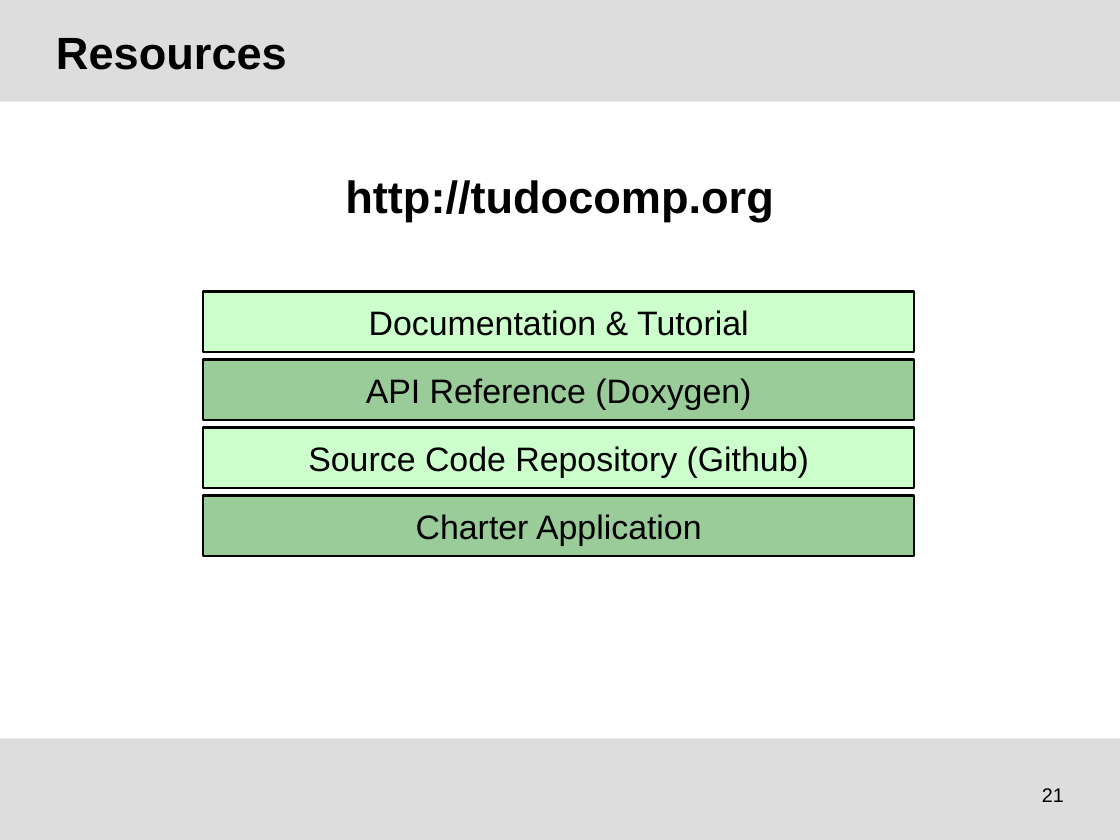
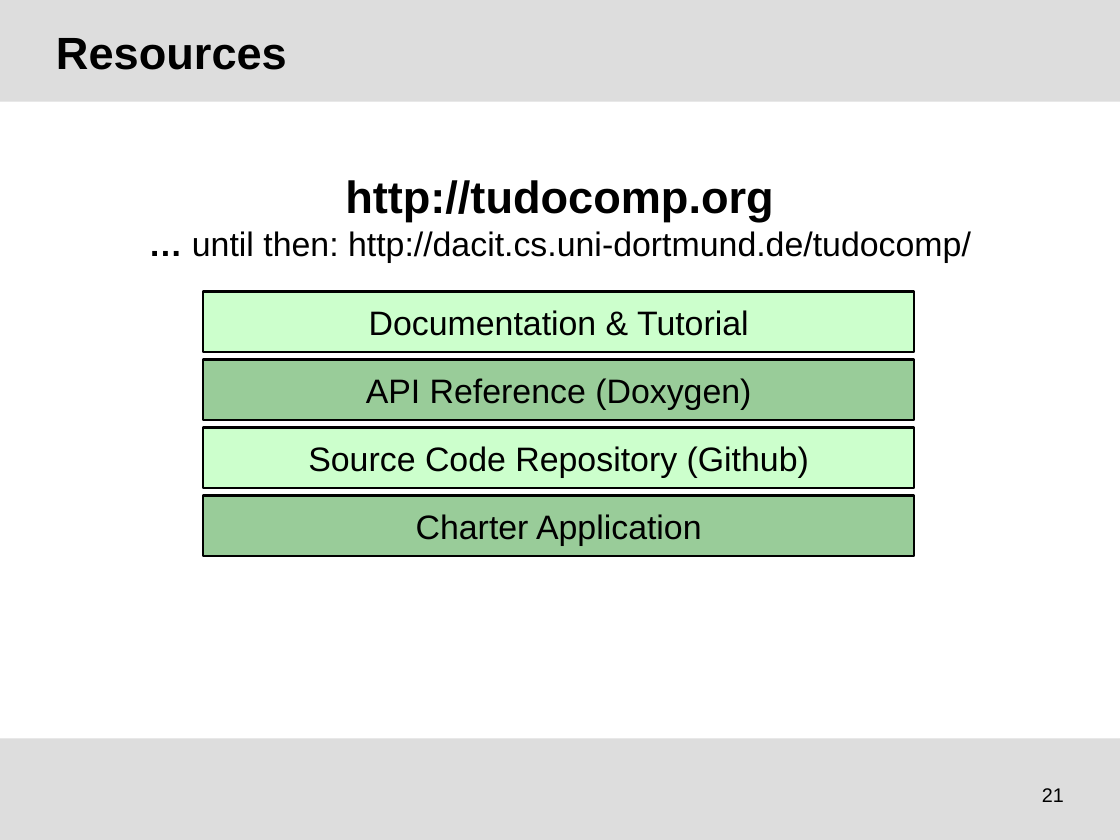
Before and after one commit to tudocomp/tudocomp, a slide deck: slide 21 of etc/presentation.odp. Drawn at 1120x840 pixels with LibreOffice and Linux fonts; fonts in the diff are those of the drawing; background and template pictures are left out. Boxes give left, top, right and bottom in pixels: in the first picture for what was removed or moved away, otherwise in the second. Text is boxed around its words. In the diff, an @@ line names an element or a change of style, - is before the commit and + after.

```diff
--- a/etc/presentation.odp
+++ b/etc/presentation.odp
@@ text at (x1=192, y1=180, x2=971, y2=263): text changed; size 32 to 24 pt; bold off @@
-http://tudocomp.org
+http://tudocomp.org
+… until then: http://dacit.cs.uni-dortmund.de/tudocomp/
```
Also in this commit, not shown: 2 other slides changed, 5 other files.
